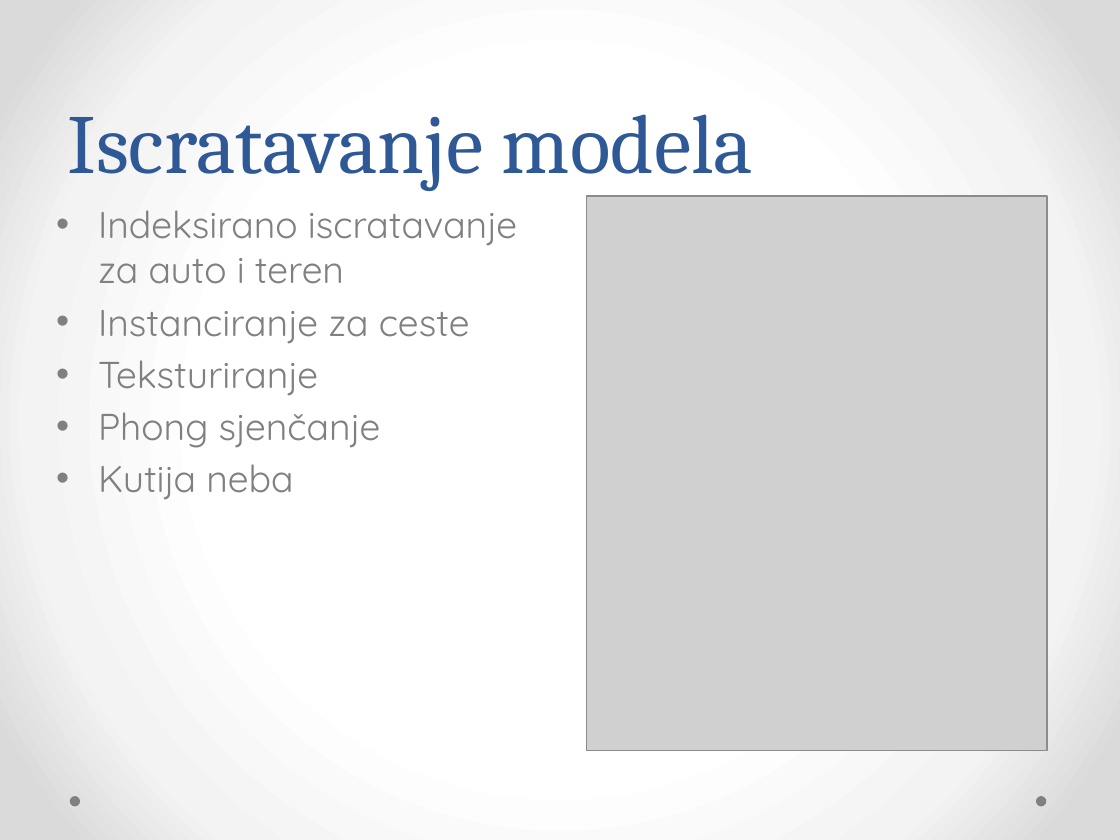
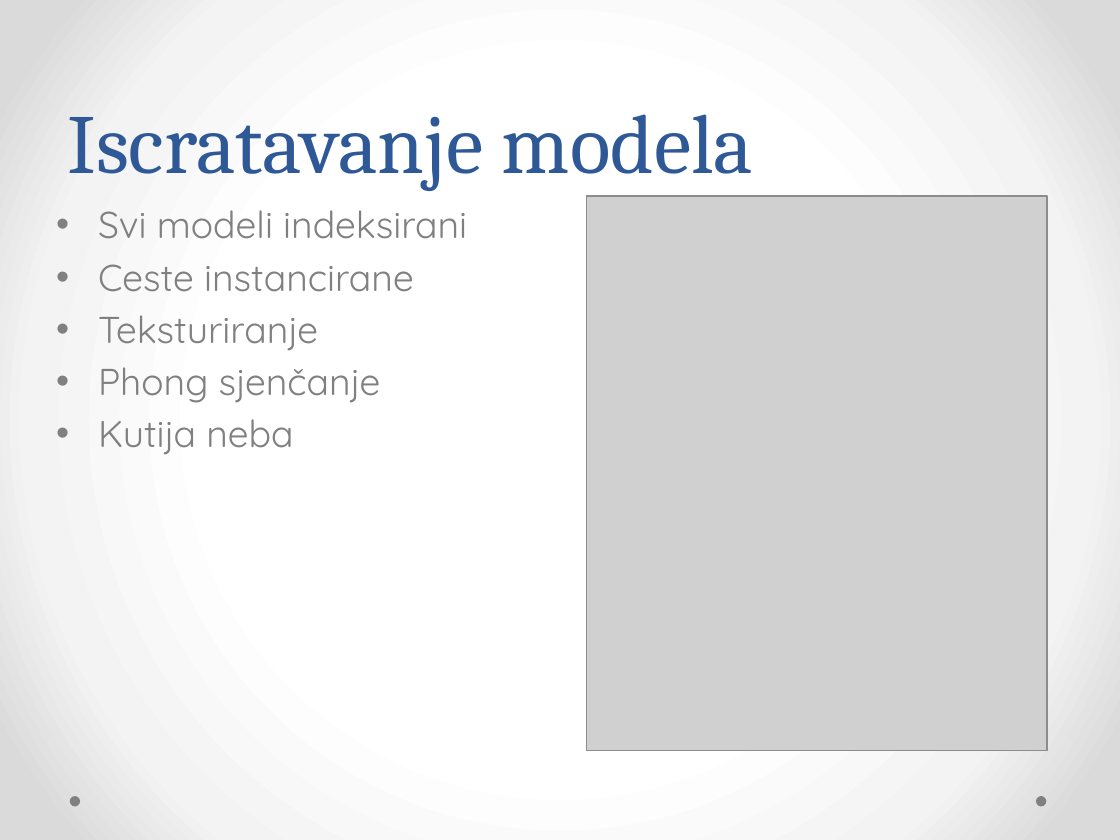
Before and after one commit to Bojanovski/IG-Project, a slide deck: slide 7 of Dokumentacija/Prezentacija.pptx. Drawn at 1120x840 pixels with LibreOffice and Linux fonts; fonts in the diff are those of the drawing; grey boxes stand for pictures. Boxes give left, top, right and bottom in pixels: in the first picture for what was removed or moved away, otherwise in the second. Text is boxed around its words. In the diff, an @@ line names an element or a change of style, - is before the commit and + after.

Commit message:
Prepravci

```diff
--- a/Dokumentacija/Prezentacija.pptx
+++ b/Dokumentacija/Prezentacija.pptx
@@ text at [98,210,467,292]: text changed @@
-• Indeksirano iscratavanje za auto i teren
-• Instanciranje za ceste
+• Svi modeli indeksirani
+• Ceste instancirane
```
